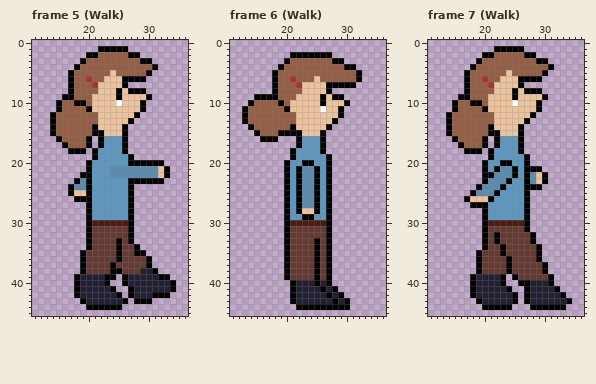
File history of a pixel-art file, assets/characters/alicia/alicia_adulta.aseprite. The first picture shows the starting point.
48x48 pixels, 13 frames. Shown: frame 5 (Walk): x 11..36, y 0..45; frame 6 (Walk): x 11..36, y 0..45; frame 7 (Walk): x 11..36, y 0..45. The commit also changed other frames, which this record leaves out.
Now the later version:
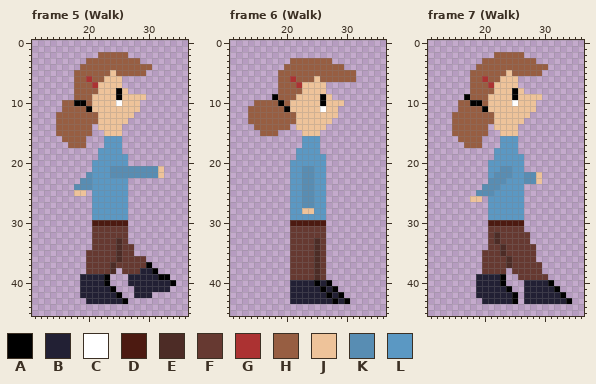
Palette (. is transparent): A #000000  B #222034  C #ffffff  D #4c1a11  E #4d2c26  F #663931  G #ac3232  H #975e42  J #eec39a  K #588db3  L #5b98c3
What changed:
layer "Outline" removed
Frame 5 (Walk):
y 1: x 22..26 AAAAA -> .....
y 2: x 20..21 AA -> ..; x 27..28 AA -> ..
y 3: x 19 A -> .; x 29..30 AA -> ..
y 4: x 18 A -> .; x 31 A -> .
y 5: x 17 A -> .; x 30 A -> .
y 6: x 17 A -> .; x 26..29 AAAA -> ....
y 7: x 17 A -> .; x 26 A -> .
y 8: x 17 A -> .; x 27..29 AAA -> ...
y 9: x 16..17 AA -> ..; x 30 A -> .
y 10..11: x 15 A -> .; x 29 A -> .
y 12: x 14 A -> .; x 28 A -> .
y 13: x 14 A -> .; x 27 A -> .
y 14: x 14 A -> .; x 21 A -> .; x 26 A -> .
y 15: x 14 A -> .; x 21..22 AA -> ..; x 26 A -> .
y 16: x 15 A -> .; x 20 A -> .; x 22 A -> .; x 26 A -> .
y 17: x 16 A -> .; x 20 A -> .; x 22 A -> .; x 26 A -> .
y 18: x 17..19 AAA -> ...; x 21 A -> .; x 26 A -> .
y 19: x 21 A -> .; x 27 A -> .
y 20: x 20 A -> .; x 27..32 AAAAAA -> ......
y 21: x 20 A -> .; x 33 A -> .
y 22: x 19..20 AA -> .K; x 33 A -> .
y 23: x 18 A -> .; x 20 A -> K; x 27..32 AAAAAA -> ......
y 24: x 17 A -> .; x 20 A -> K; x 27 A -> .
y 25: x 17 A -> .; x 20 A -> .; x 27 A -> .
y 26: x 18..20 AAA -> ...; x 27 A -> .
y 27..32: x 20 A -> .; x 27 A -> .
y 33: x 20 A -> .; x 25 A -> E; x 27 A -> .
y 34: x 20 A -> .; x 25 A -> E; x 28 A -> .
y 35: x 19 A -> .; x 25 A -> E; x 28..29 AA -> ..
y 36: x 19 A -> .; x 25 A -> E; x 30 A -> .
y 37: x 19 A -> .; x 24 A -> E
y 38: x 19 A -> .; x 24..25 AA -> E.
y 39: x 18 A -> .; x 24 A -> .; x 26 A -> .
y 40: x 18 A -> .; x 26 A -> .
y 41: x 18 A -> .; x 27 A -> .; x 34 A -> .
y 42: x 18 A -> .; x 27 A -> .; x 31..33 AAA -> ...
y 43: x 19 A -> .; x 28..30 AAA -> ...
y 44: x 20..25 AAAAAA -> ......
Frame 6 (Walk):
y 2: x 21..27 AAAAAAA -> .......
y 3: x 20 A -> .; x 28..29 AA -> ..
y 4: x 19 A -> .; x 30..31 AA -> ..
y 5..6: x 18 A -> .; x 32 A -> .
y 7: x 18 A -> .; x 27..31 AAAAA -> .....
y 8: x 18 A -> .; x 27 A -> .
y 9: x 15..17 AAA -> ...; x 28..29 AA -> ..
y 10: x 14 A -> .; x 30 A -> .
y 11..12: x 13 A -> .; x 29 A -> .
y 13: x 13 A -> .; x 28 A -> .
y 14: x 14 A -> .; x 21 A -> .; x 27 A -> .
y 15: x 15 A -> .; x 19..22 AAAA -> ....; x 26 A -> .
y 16: x 16..18 AAA -> ...; x 22 A -> .; x 26 A -> .
y 17: x 22 A -> .; x 26 A -> .
y 18: x 21 A -> .; x 26 A -> .
y 19: x 21 A -> .; x 27 A -> .
y 20: x 20 A -> .; x 23..24 AA -> LL; x 27 A -> .
y 21..28: x 20 A -> .; x 22 A -> L; x 25 A -> L; x 27 A -> .
y 29: x 20 A -> .; x 23..24 AA -> LL; x 27 A -> .
y 30..32: x 20 A -> .; x 27 A -> .
y 33..39: x 20 A -> .; x 25 A -> E; x 27 A -> .
y 40..43: x 21 A -> B
y 44: x 22..30 AAAAAAAAA -> .........
Frame 7 (Walk):
y 1: x 22..26 AAAAA -> .....
y 2: x 20..21 AA -> ..; x 27..28 AA -> ..
y 3: x 19 A -> .; x 29..30 AA -> ..
y 4: x 18 A -> .; x 31 A -> .
y 5: x 17 A -> .; x 30 A -> .
y 6: x 17 A -> .; x 26..29 AAAA -> ....
y 7: x 17 A -> .; x 26 A -> .
y 8: x 17 A -> .; x 27..29 AAA -> ...
y 9: x 16 A -> .; x 30 A -> .
y 10..11: x 15 A -> .; x 29 A -> .
y 12: x 14 A -> .; x 28 A -> .
y 13: x 14 A -> .; x 27 A -> .
y 14: x 14 A -> .; x 21 A -> .; x 26 A -> .
y 15: x 14 A -> .; x 21..22 AA -> ..; x 26 A -> .
y 16: x 15 A -> .; x 20 A -> .; x 22 A -> .; x 26 A -> .
y 17: x 16 A -> .; x 20 A -> .; x 22 A -> .; x 26 A -> .
y 18: x 17..19 AAA -> ...; x 21 A -> .; x 26 A -> .
y 19: x 21 A -> .; x 27 A -> .
y 20: x 20 A -> .; x 23..24 AA -> LL; x 27 A -> .
y 21: x 20 A -> .; x 22 A -> L; x 25 A -> L; x 27..29 AAA -> ...
y 22: x 20..21 AA -> .L; x 25 A -> L; x 27 A -> K; x 30 A -> .
y 23: x 20 A -> .; x 24 A -> L; x 27 A -> K; x 30 A -> .
y 24: x 19 A -> .; x 23 A -> L; x 27..29 AAA -> ...
y 25: x 18 A -> .; x 22 A -> L; x 27 A -> .
y 26: x 17 A -> .; x 20..21 JA -> .L; x 27 A -> .
y 27: x 18..20 AAA -> ...; x 27 A -> .
y 28..31: x 20 A -> .; x 27 A -> .
y 32..33: x 20 A -> .; x 22 A -> E; x 28 A -> .
y 34: x 20 A -> .; x 23 A -> E; x 29 A -> .
y 35: x 19 A -> .; x 23 A -> E; x 29 A -> .
y 36: x 19 A -> .; x 24 A -> E; x 29 A -> .
y 37: x 19 A -> .; x 24 A -> E; x 30 A -> .
y 38: x 19 A -> .; x 24 A -> .; x 30 A -> .
y 39: x 18 A -> .; x 25 A -> .; x 31 A -> .
y 40: x 18 A -> .; x 26..27 AA -> .B
y 41..42: x 18 A -> .; x 27 A -> B
y 43: x 19 A -> .; x 27 A -> B
y 44: x 20..24 AAAAA -> .....; x 28..33 AAAAAA -> ......
Changed places in both pictures, as pixel boxes (x1, y1, x2, y2):
changed: (50, 46, 176, 310)
changed: (242, 52, 362, 310)
changed: (446, 46, 566, 310)
